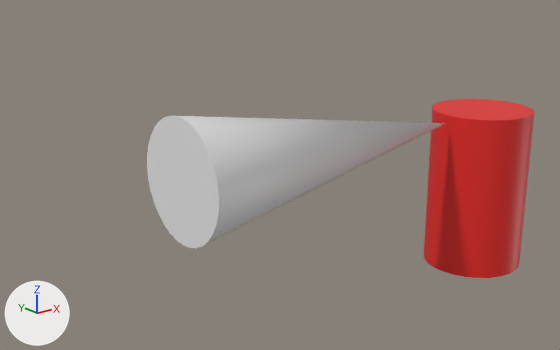
Renders of the Blender file Assets/Models/extinguisher.blend from each side of a commit.
Camera for both pictures: a 50 mm lens placed at (-12.81, -9.47, 5.05), pointed at (-4.72, 0.65, 1.0). Lighting does not change. The marker at lower left points along +X, +Y and +Z.
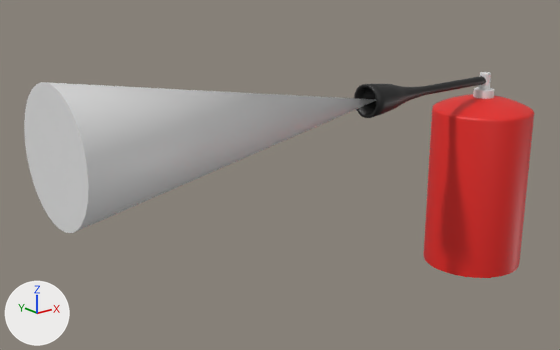
Commit message: feat(Extinguisher): Improve model

What changed in the scene script:
```text
Add mat_plastic:
    mat_plastic = principled_material('Plastic')
    mat_plastic.base_color = (0.00996, 0.00996, 0.00996)  # black #191919
Change me_cylinder:
    used by ob_cylinder; location = (0.0, 0.0, 0.0)
    remove me_cylinder.from_pydata(...)  # 64 vertices, 34 faces; spans x -1.0..1.0, y -1.0..1.0, z -1.63..1.63
    add me_cylinder.from_pydata(...)  # 288 vertices, 258 faces; spans x -1.0..1.0, y -1.0..1.0, z -1.63..1.9
    me_cylinder part 1
    24 vertices are removed from x -1.0..1.0, y -1.0..1.0, z 1.63
    33 faces are deleted
    8 vertices move within x -0.92..0.92, y -0.92..0.92, z 1.63
    216 vertices are added at x -0.99..0.99, y -0.99..0.99, z 1.63..1.9
    32 new vertices lie (0.0, 0.0, 3.23) away from vertices in x -1.0..1.0, y -1.0..1.0, z -1.63
    257 new faces join them
Add me_cylinder_001:
    me_cylinder_001.from_pydata(...)  # 128 vertices, 98 faces; spans x -0.202..0.202, y -0.202..0.202, z -0.202..0.526
    me_cylinder_001.polygons.foreach_set('use_smooth', [True] * 98)
Add cu_beziercurve:
    cu_beziercurve = bpy.data.curves.new('BezierCurve', 'CURVE')
    cu_beziercurve.dimensions = '3D'
    _sp = cu_beziercurve.splines.new('BEZIER'); _sp.bezier_points.add(2)
    _sp.bezier_points.foreach_set('co', [-3.32, 0.0, 0.0, -1.814, 0.0, 0.0, -0.0259, 0.0, 0.0])
    _sp.bezier_points.foreach_set('handle_left', [-4.32, 0.0, 0.0, -2.814, 0.0, 0.0, -1.026, 0.0, 0.0])
    _sp.bezier_points.foreach_set('handle_right', [-2.32, 0.0, 0.0, -0.814, 0.0, 0.0, 0.974, 0.0, 0.0])
    for _p, _l, _r in zip(_sp.bezier_points, ['ALIGNED', 'ALIGNED', 'ALIGNED'], ['ALIGNED', 'ALIGNED', 'ALIGNED']): _p.handle_left_type = _l; _p.handle_right_type = _r
    _sp.bezier_points.foreach_set('radius', [1.77, 0.49, 0.49])
    _sp.order_u = 0
    _sp.order_v = 0
    _sp.resolution_u = 14
    cu_beziercurve.materials.append(mat_plastic)  # black #191919
    cu_beziercurve.use_path = True
    cu_beziercurve.bevel_resolution = 8
    cu_beziercurve.bevel_depth = 0.17
    cu_beziercurve.resolution_u = 14
    cu_beziercurve.fill_mode = 'FULL'
Change ob_cone:
    ob_cone.location: (-6.0, 0.0, 1.507) -> (-7.896, 0.0, 2.22)
Add ob_tube:
    ob_tube = bpy.data.objects.new('Tube', cu_beziercurve)
    ob_tube.parent = ob_cylinder
    ob_tube.location = (0.0, 0.0, 2.23)
    _m = ob_tube.modifiers.new('Solidify', 'SOLIDIFY')
    _m.thickness = 0.05
Add ob_metal:
    ob_metal = bpy.data.objects.new('Metal', me_cylinder_001)
    ob_metal.parent = ob_cylinder
    ob_metal.location = (0.0, 0.0, 1.84)
```

Where the change shows, as pixel boxes (x1, y1, x2, y2) in the pictures (560 x 350 px):
'Cone', moved: before (147, 116, 445, 248); after (24, 82, 376, 233)
'Cylinder', reshaped: before (424, 99, 534, 278); after (424, 94, 534, 278)
'Tube', added (black): after (354, 76, 486, 118)
'Metal', added: after (473, 72, 494, 99)
